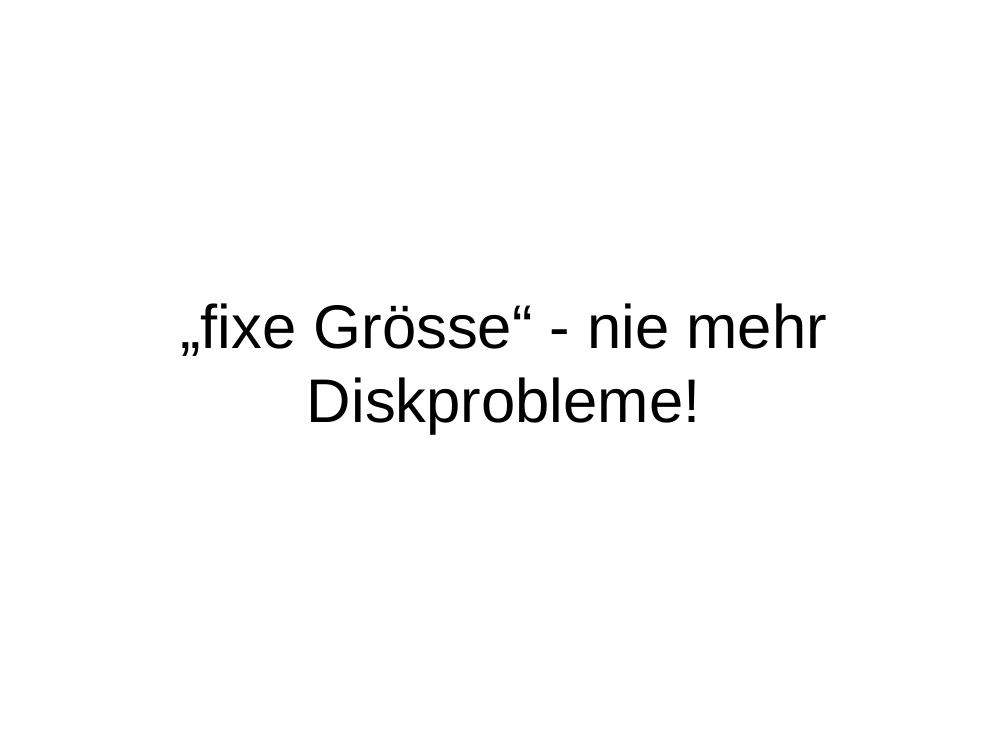
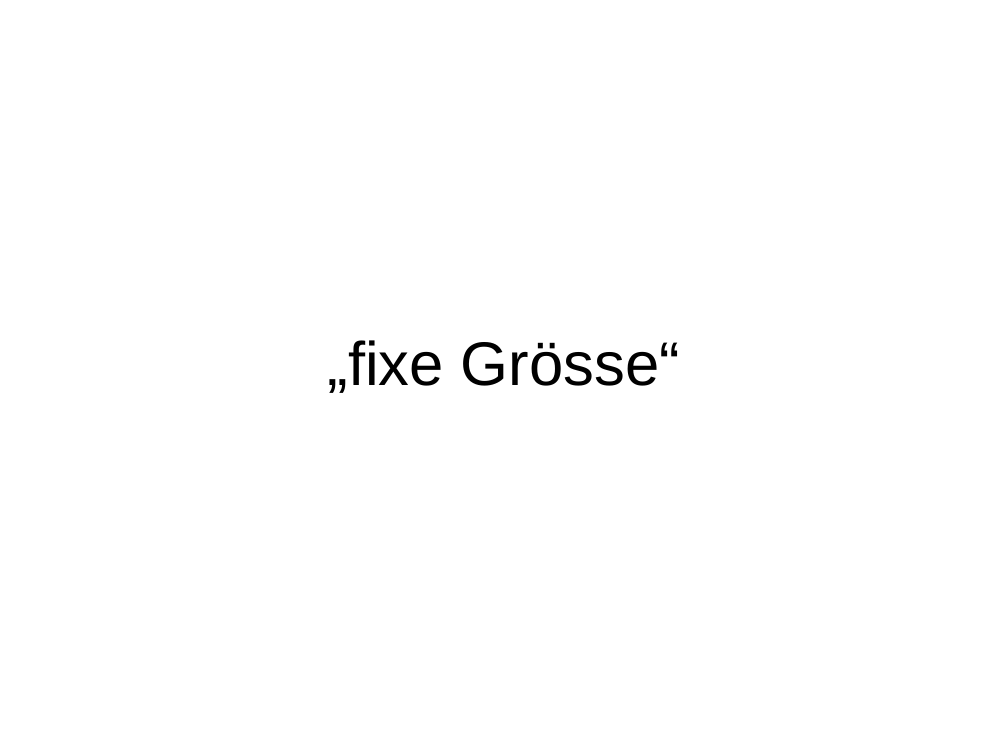
Before and after one commit to Distrotech/rrdtool, a slide deck: slide 54 of talks/rrdtoolfast/fasttalk.ppt. Drawn at 1008x756 pixels with LibreOffice and Linux fonts; fonts in the diff are those of the drawing. Boxes give left, top, right and bottom in pixels: in the first picture for what was removed or moved away, otherwise in the second. Text is boxed around its words. In the diff, an @@ line names an element or a change of style, - is before the commit and + after.

```diff
--- a/talks/rrdtoolfast/fasttalk.ppt
+++ b/talks/rrdtoolfast/fasttalk.ppt
@@ title at <box>328,340,680,393</box>: text changed @@
-„fixe Grösse“ - nie mehr Diskprobleme!
+„fixe Grösse“
```
Also in this commit, not shown: 33 other slides changed, 9 slides added, 3 slides removed.
